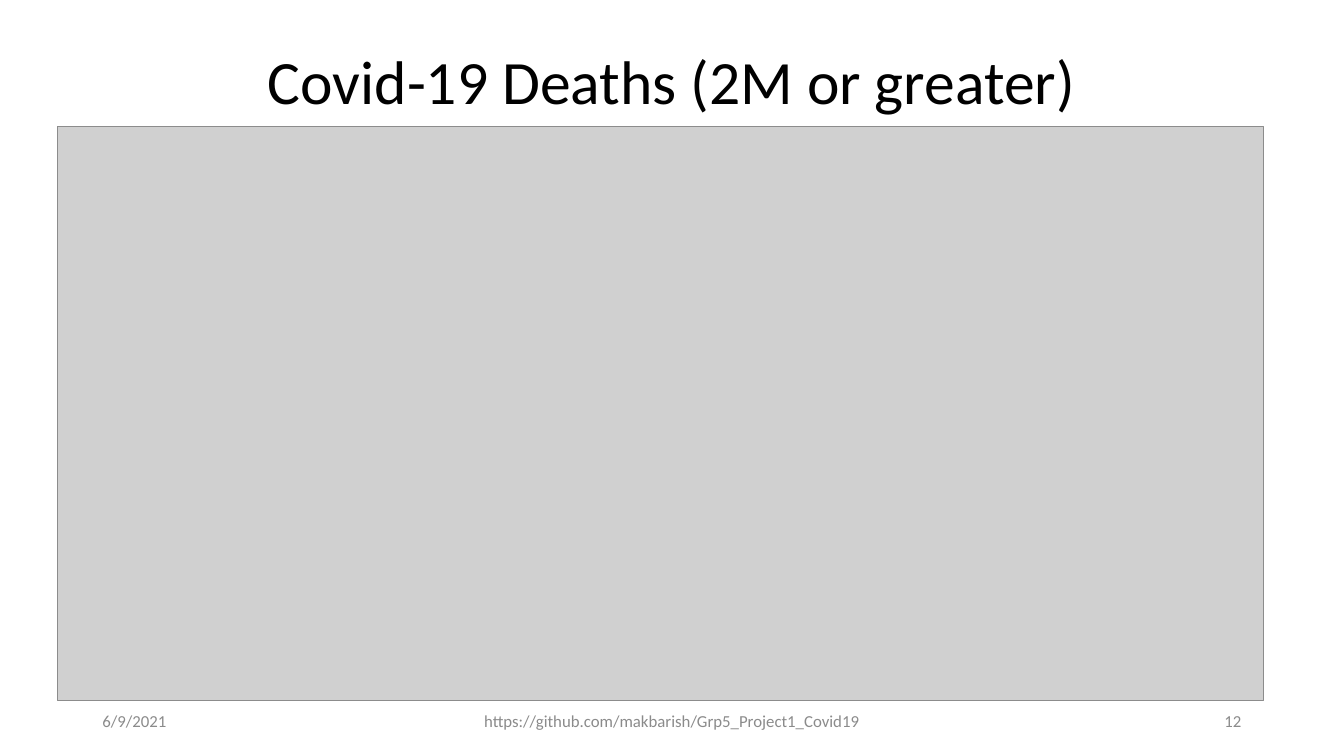
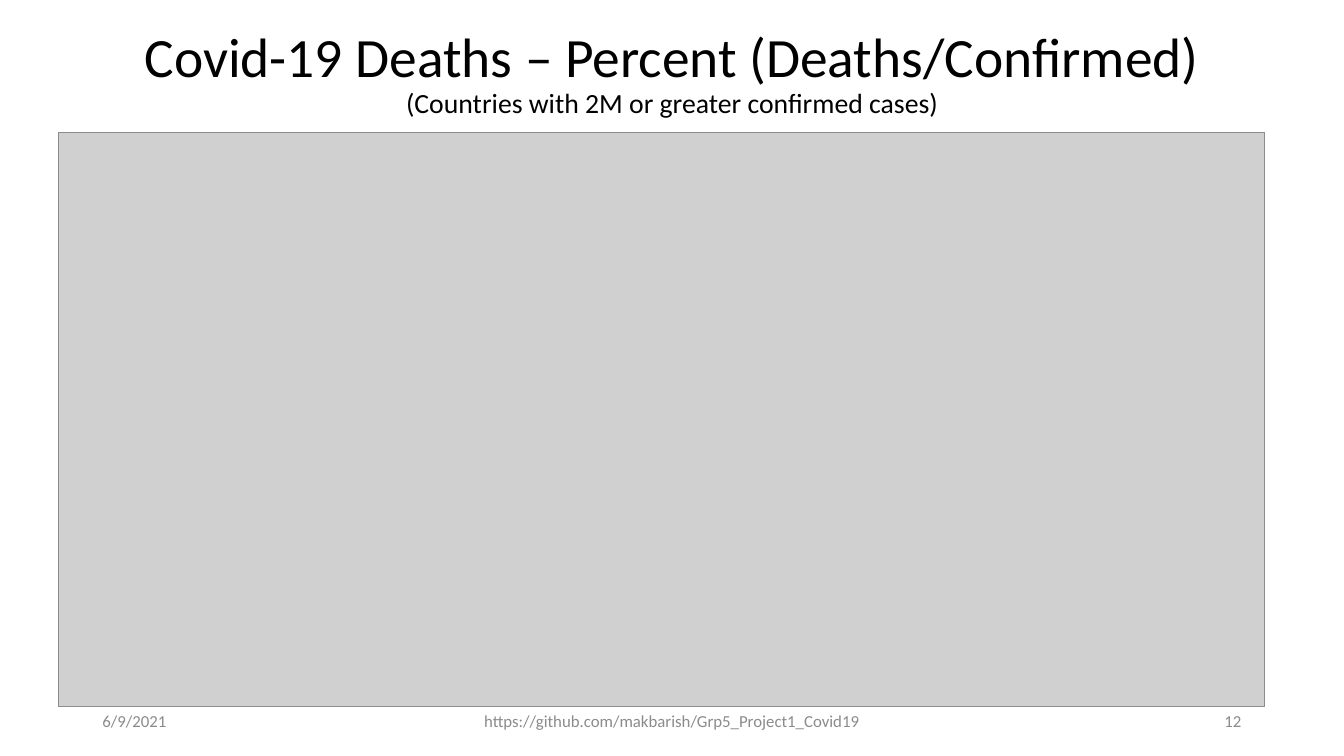
Before and after one commit to makbarish/Grp5_Project1_Covid19, a slide deck: slide 12 of Clay/Novel_Corona_Virus_2019_v2.pptx. Drawn at 1344x756 pixels with LibreOffice and Linux fonts; fonts in the diff are those of the drawing; grey boxes stand for pictures. Boxes give left, top, right and bottom in pixels: in the first picture for what was removed or moved away, otherwise in the second. Text is boxed around its words. In the diff, an @@ line names an element or a change of style, - is before the commit and + after.

```diff
--- a/Clay/Novel_Corona_Virus_2019_v2.pptx
+++ b/Clay/Novel_Corona_Virus_2019_v2.pptx
@@ title at (145,36,1198,118): text changed; size 44 to 39.6 pt @@
-Covid-19 Deaths (2M or greater)
+Covid-19 Deaths – Percent (Deaths/Confirmed)
+(Countries with 2M or greater confirmed cases)
@@ picture: place and size @@
-picture at (57,126,1264,701)
+picture at (58,132,1265,707)
```
Also in this commit, not shown: 9 other slides changed, 2 slides added.
